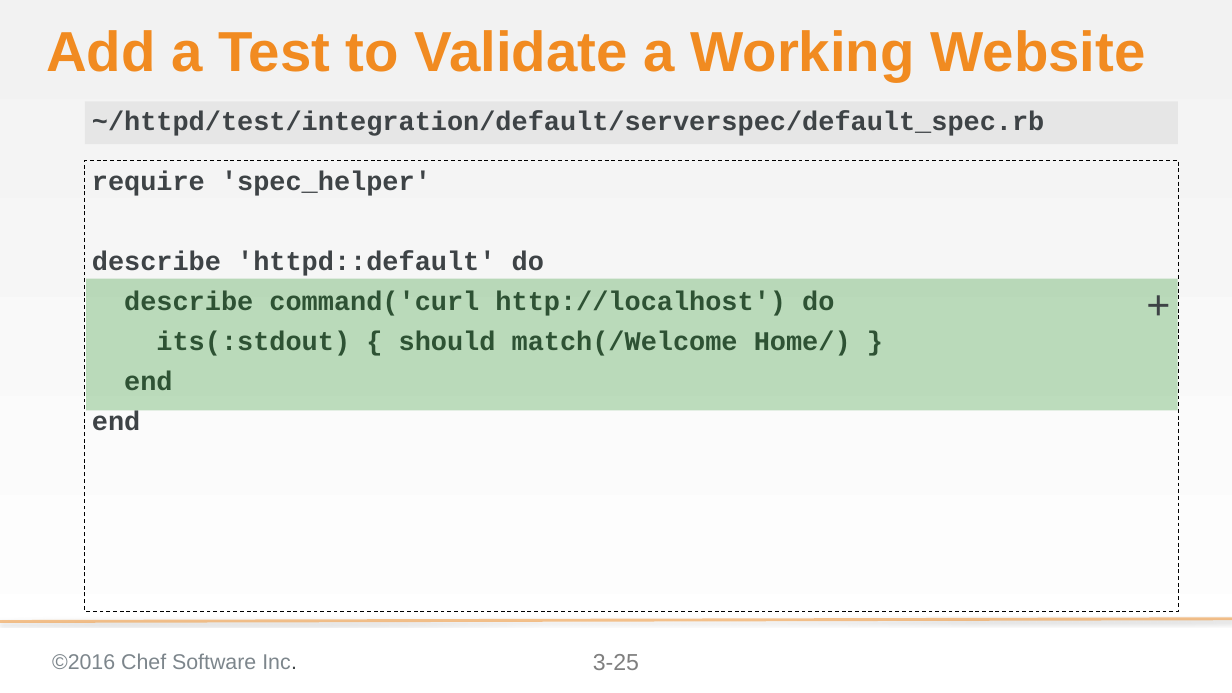
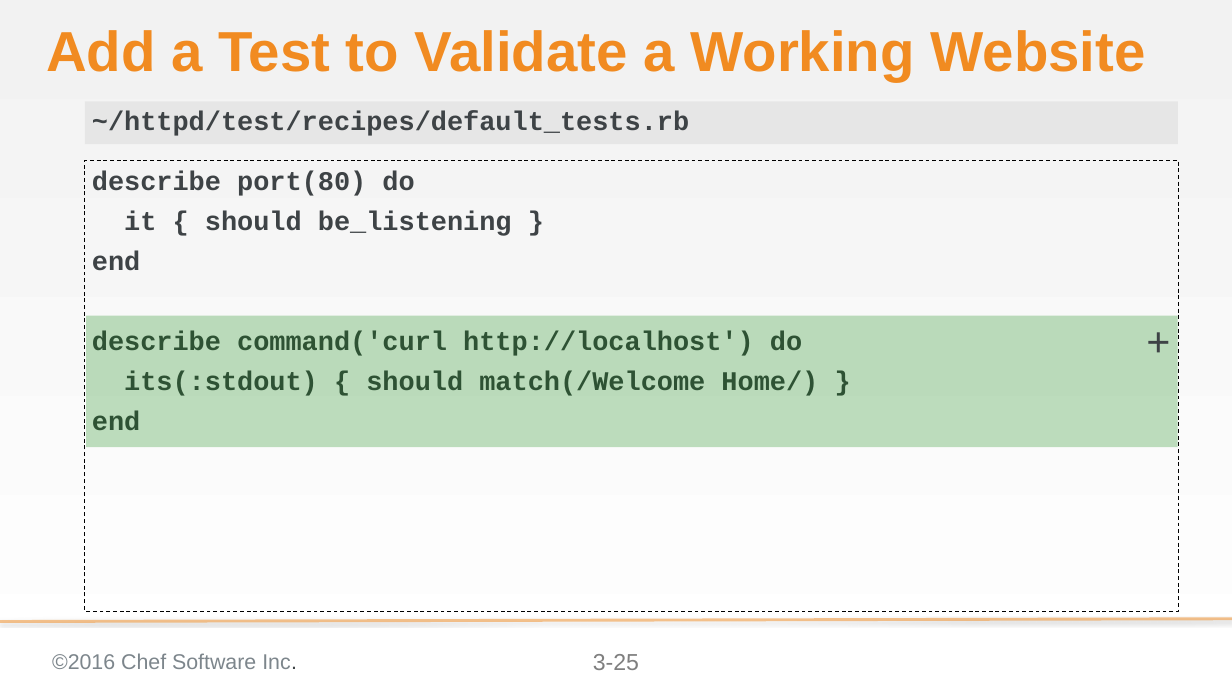
Before and after one commit to chef-training/test_driven_cookbook_development, a slide deck: slide 25 of 03-writing_a_test_first.pptx. Drawn at 1232x693 pixels with LibreOffice and Linux fonts; fonts in the diff are those of the drawing; background and template pictures are left out. Boxes give left, top, right and bottom in pixels: in the first picture for what was removed or moved away, otherwise in the second. Text is boxed around its words. In the diff, an @@ line names an element or a change of style, - is before the commit and + after.

Commit message:
Updates to Chef DK 0.17.17 and InSpec
* Updated the Chef DK
* Changed the examples to InSpec

```diff
--- a/03-writing_a_test_first.pptx
+++ b/03-writing_a_test_first.pptx
@@ text at (92, 111, 689, 136): text changed @@
-~/httpd/test/integration/default/serverspec/default_spec.rb
+~/httpd/test/recipes/default_tests.rb
@@ text at (92, 171, 512, 271): text changed @@
-require 'spec_helper'
-describe 'httpd::default' do
+describe port(80) do
+it { should be_listening }
+end
@@ text "+": place and size @@
-text "+" at (86, 279, 1177, 410)
+text "+" at (86, 315, 1177, 447)
@@ text at (92, 412, 140, 431): paragraph removed @@
-end
```
Also in this commit, not shown: 23 other slides changed, 7 slides added, 8 slides removed, 5 other files.
